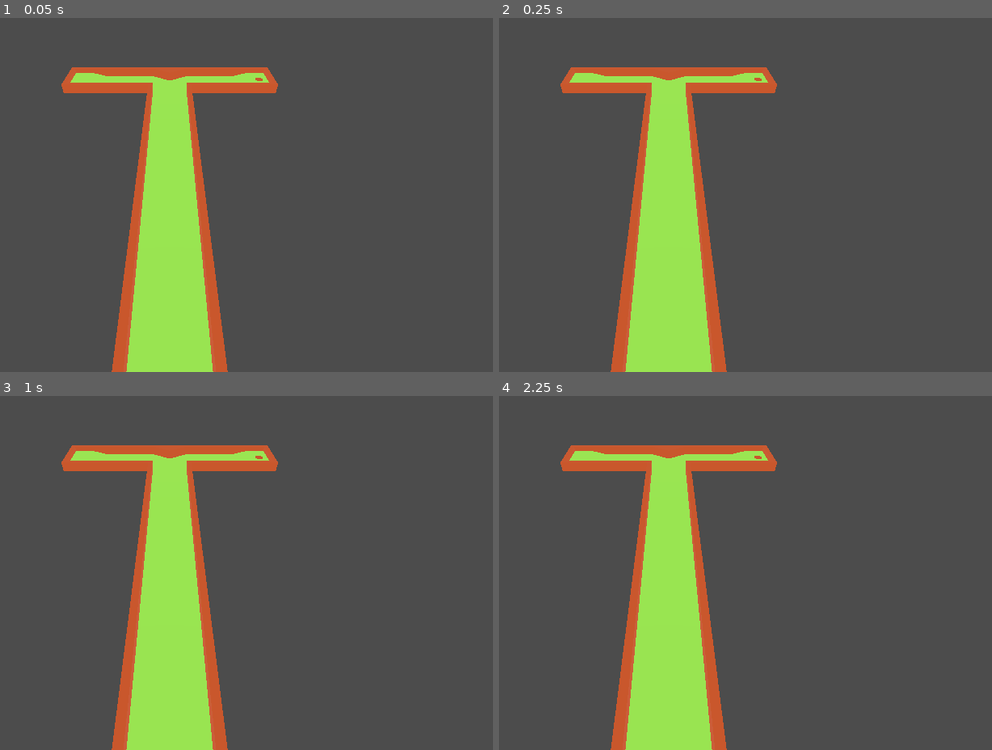
Above: before the commit, frames 1-4 (two rows, left to right).
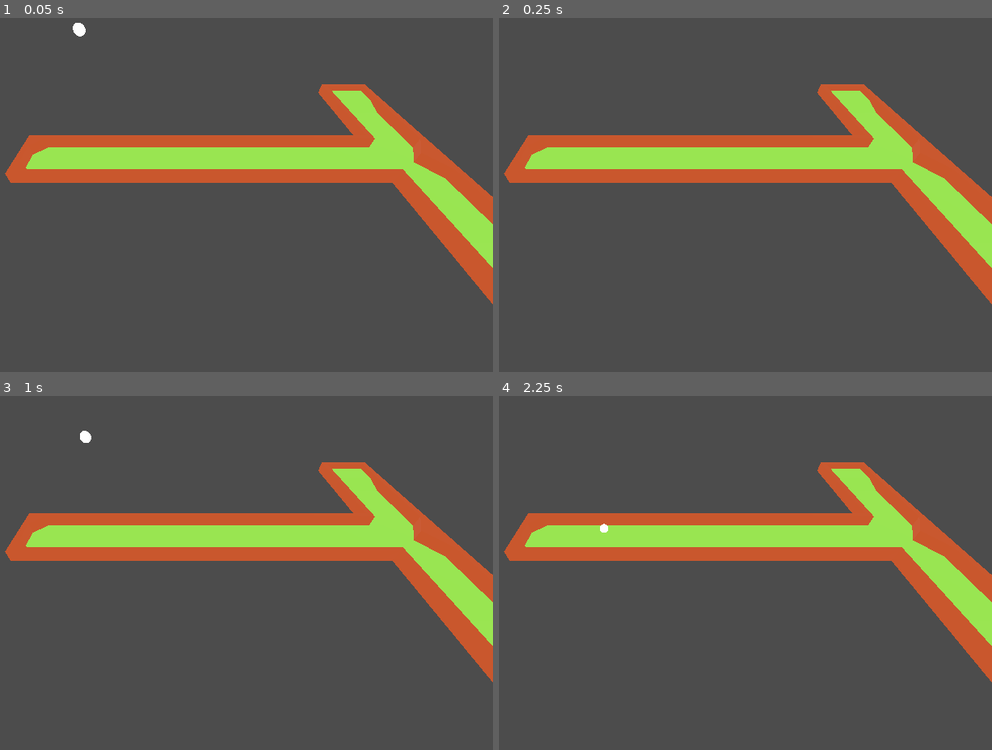
Above: after the commit, the same moments.

Repository: arch13b4ld/godot-game-engine-projects
Game: Godot game, scene res://data/Main.tscn
Same seed, same stepped clock (60 frames per second), same inputs: the game is played once before the commit and once after it. Before the commit the project has no main scene; this scene is started directly in both runs.
Inputs:
- Up to frame 1 (0.05 s): no input
- Up to frame 2 (0.25 s): no input
- Up to frame 3 (1 s): tap Enter at 0.5 s
- Up to frame 4 (2.25 s): tap Space at 2 s

The runs differ from the first frame. In frame 1, 31% of the frame differs, in the area x 0-100%, y 1-100%; in frame 2, 31%; in frame 3, 31%; in frame 4, 31%.

Commit message:
Created Arrow scene

Diff:
--- a/06-3d-minigolf/data/Main.tscn
+++ b/06-3d-minigolf/data/Main.tscn
@@ -1,6 +1,7 @@
-[gd_scene load_steps=4 format=2]
+[gd_scene load_steps=6 format=2]
 
 [ext_resource path="res://assets/meshlibrary.tres" type="MeshLibrary" id=1]
+[ext_resource path="res://data/ball/Ball.tscn" type="PackedScene" id=2]
 
 [sub_resource type="Environment" id=1]
 ambient_light_color = Color( 1, 1, 1, 1 )
@@ -8,29 +9,45 @@
 [sub_resource type="SphereShape" id=2]
 radius = 0.170157
 
+[sub_resource type="PhysicsMaterial" id=3]
+bounce = 0.2
+
 [node name="Main" type="Node"]
 
 [node name="GridMap" type="GridMap" parent="."]
 mesh_library = ExtResource( 1 )
 data = {
-"cells": PoolIntArray( 65535, 0, 1074397190, 0, 65530, -1609170932, 1, 65530, 538312714, 65533, 65530, 1074790405, 65534, 65530, 1075183628, 65535, 65530, 1073741827, 65535, 65531, -1609957364, 65535, 65532, 1074397196, 65535, 65533, -1609957364, 65535, 65534, 1074397196, 65535, 65535, 1074397196 )
+"cells": PoolIntArray( 65535, 0, -1609957370, 0, 65530, 538312716, 1, 65530, 1075183626, 65533, 65530, 1074790405, 65534, 65530, -1609170932, 65535, 65530, 1073741827, 65535, 65531, 1074397196, 65535, 65532, 1074397196, 65535, 65533, -1609957364, 65535, 65534, 655372, 65535, 65535, 655372 )
 }
 __meta__ = {
 "_editor_clip_": 0,
 "_editor_floor_": Vector3( 0, -1, 0 )
 }
 
-[node name="Camera" type="Camera" parent="."]
-transform = Transform( 1, 0, 0, 0, 0.707107, 0.707107, 0, -0.707107, 0.707107, -1, 7, 2 )
+[node name="CameraFront" type="Camera" parent="."]
+transform = Transform( 1, 0, 0, 0, 0.707107, 0.707107, 0, -0.707107, 0.707107, -1, 7, 3 )
+
+[node name="CameraSide" type="Camera" parent="."]
+transform = Transform( -1.62921e-07, -0.707107, 0.707107, 0, 0.707107, 0.707107, -1, 1.15202e-07, -1.15202e-07, 6, 7, -3 )
+current = true
 
 [node name="WorldEnvironment" type="WorldEnvironment" parent="."]
 environment = SubResource( 1 )
 
 [node name="PositionBall" type="Position3D" parent="."]
-transform = Transform( 1, 0, 0, 0, 1, 0, 0, 0, 1, -1, 1.15, 0 )
+transform = Transform( 1, 0, 0, 0, 1, 0, 0, 0, 1, -1, 1.15, 1.5 )
 
 [node name="Hole" type="Area" parent="."]
 transform = Transform( 1, 0, 0, 0, 1, 0, 0, 0, 1, 3.4, 1, -11.001 )
 
 [node name="CollisionShape" type="CollisionShape" parent="Hole"]
 shape = SubResource( 2 )
+
+[node name="Ball" parent="." instance=ExtResource( 2 )]
+transform = Transform( 1, 0, 0, 0, 1, 0, 0, 0, 1, -1.44916, 4.62257, -0.748685 )
+physics_material_override = SubResource( 3 )
+gravity_scale = 2.0
+continuous_cd = true
+linear_velocity = Vector3( 0, 10, 0 )
+linear_damp = 0.5
+angular_damp = 0.1
--- /dev/null
+++ b/06-3d-minigolf/data/items/Arrow.tscn
@@ -0,0 +1,20 @@
+[gd_scene load_steps=3 format=2]
+
+[sub_resource type="CubeMesh" id=1]
+size = Vector3( 0.5, 0.2, 2 )
+
+[sub_resource type="PrismMesh" id=2]
+size = Vector3( 1.5, 2, 0.2 )
+
+[node name="Arrow" type="Spatial"]
+transform = Transform( 0.5, 0, 0, 0, 0.5, 0, 0, 0, 0.5, 0, 0, 0 )
+
+[node name="MeshBody" type="MeshInstance" parent="."]
+transform = Transform( 1, 0, 0, 0, 1, 0, 0, 0, 1, 0, 0, -1 )
+mesh = SubResource( 1 )
+material/0 = null
+
+[node name="MeshPoint" type="MeshInstance" parent="."]
+transform = Transform( 1, 0, 0, 0, -1.62921e-07, 1, 0, -1, -1.62921e-07, 0, 0, -3 )
+mesh = SubResource( 2 )
+material/0 = null
--- a/06-3d-minigolf/project.godot
+++ b/06-3d-minigolf/project.godot
@@ -16,6 +16,7 @@
 [application]
 
 config/name="06-3d-minigolf"
+run/main_scene="res://data/Main.tscn"
 config/icon="res://icon.png"
 
 [input]
